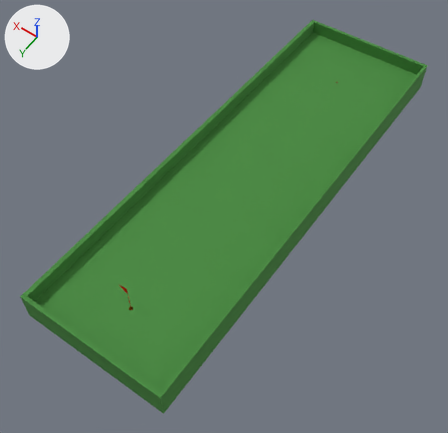
The glTF model assets/glb/scaled/level_1.glb as it was, and as the next commit left it.
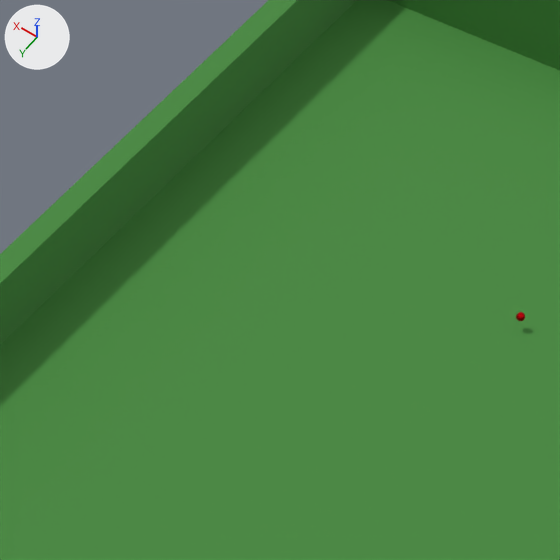
There are two pictures of each version: one whole from a 50 mm camera at (-5.67, 13.67, 12.03) aimed at (0.09, 5.6, -0.66), one close up on the part from 57% to 77% of the width and 8% to 28% of the height. Lighting does not change. The marker at upper left points along +X, +Y and +Z. Vertices at the same position are counted once.

Script lines for the objects in view, before the commit:
```python
me_green = bpy.data.meshes.new('green')
me_green.from_pydata(...)  # 17793 vertices, 35582 faces; spans x -1.94..1.98, y -1.89..10.59, z -0.53..0.3
me_green.materials.append(mat_material_005)  # green #428839
ob_green = bpy.data.objects.new('green', me_green)
ob_green.location = (0.0, 0.0, 0.0)
```
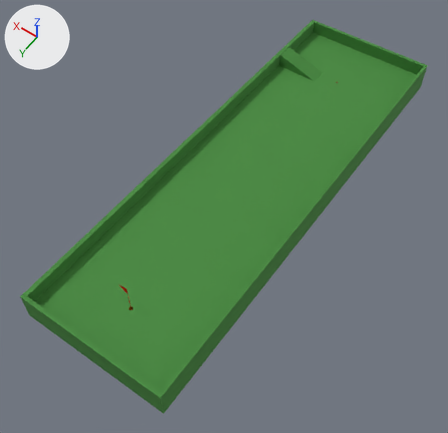
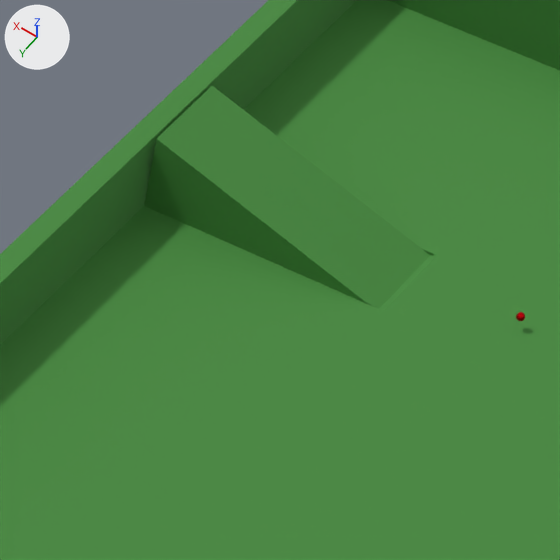
Boxes [x1, y1, x2, y2] around the edits, measured in the close-ups (560 x 560 px; the box of a moved part takes in the faces that stretch with it):
part 1 of me_green, moved or reshaped
    before: [145, 155, 437, 309]
    after: [144, 86, 437, 311]

The change, as a diff of the scene's bpy script:
```diff
--- a/assets/glb/scaled/level_1.glb.py
+++ b/assets/glb/scaled/level_1.glb.py
@@ me_green @@
 # used by ob_green; location = (0.0, 0.0, 0.0)
-me_green.from_pydata(...)  # 17793 vertices, 35582 faces; spans x -1.94..1.98, y -1.89..10.59, z -0.53..0.3
+me_green.from_pydata(...)  # 17719 vertices, 35434 faces; spans x -1.94..1.98, y -1.89..10.59, z -0.53..0.33
+# me_green part 1: 6 vertices moved from x 0.59..1.83, y -0.14..0.15, z -0.07 to x 0.6..1.83, y -0.24..0.25, z -0.09..0.33; 166 vertices removed from x 0.59..1.83, y -0.14..0.15, z -0.07; 92 vertices added at x 0.6..1.83, y -0.24..0.25, z -0.09..0.33
 me_green.materials.append(mat_material_005)
```
